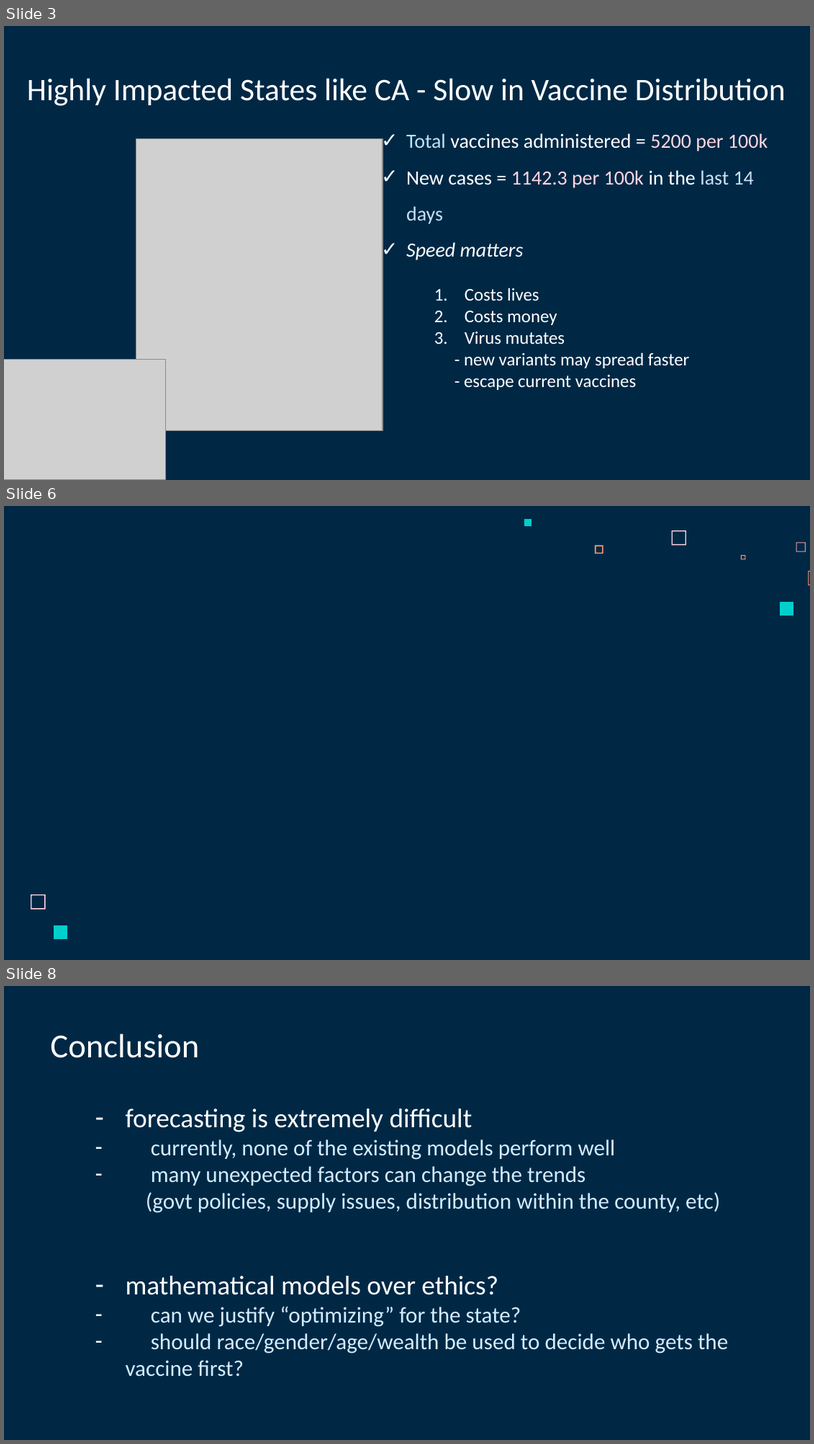
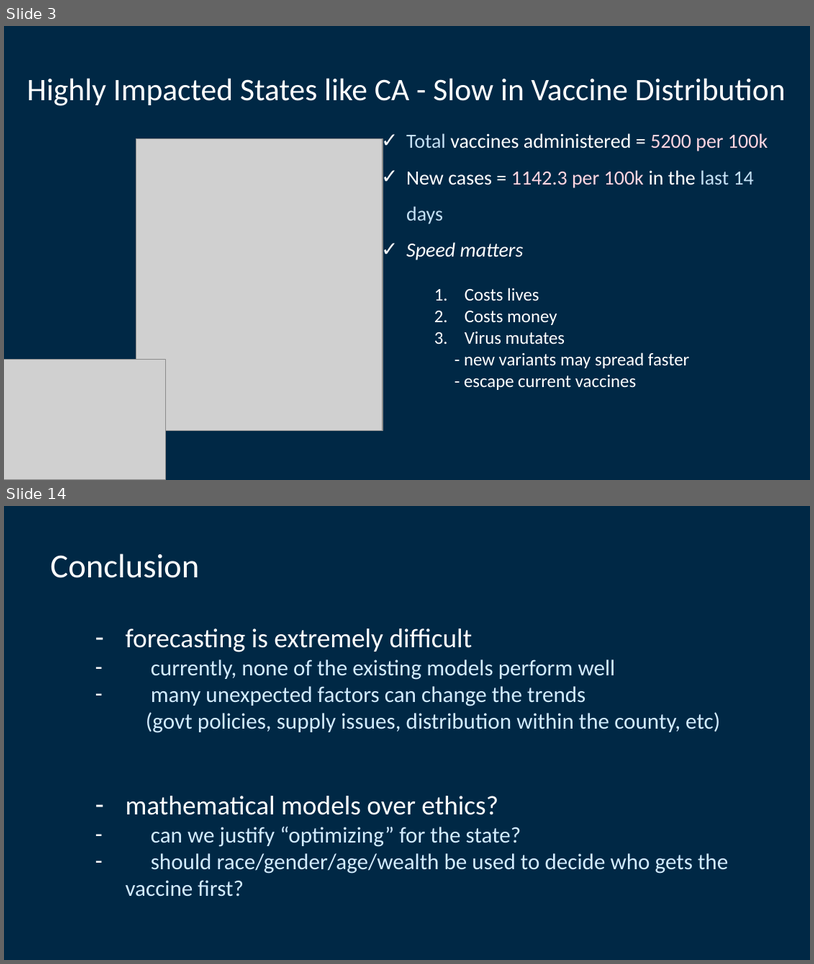
Before and after one commit to lettywu/COVID-19-vaccinations, a slide deck: alyssia/project5_intro.pptx. Shown one above the other, each under a label of ours: slides 3, 6 and 8 before the commit, slides 3 and 14 after it; the slides between them are not shown. The pictures are 814x1444 and 814x964 pixels, drawn with LibreOffice and Linux fonts; fonts in the diff are those of the drawing; grey boxes stand for pictures. Boxes give left, top, right and bottom in pixels: in the first picture for what was removed or moved away, otherwise in the second. Text is boxed around its words. In the diff, an @@ line names an element or a change of style, - is before the commit and + after.

```diff
--- a/alyssia/project5_intro.pptx
+++ b/alyssia/project5_intro.pptx
@@ slide 6 removed at box(4, 506, 810, 960), background #002845 @@
@@ freeform shape removed at box(525, 519, 532, 526) @@
@@ freeform shape removed at box(595, 546, 603, 554) @@
@@ freeform shape removed at box(671, 530, 687, 545) @@
@@ freeform shape removed at box(797, 542, 806, 552) @@
@@ freeform shape removed at box(741, 555, 746, 560) @@
@@ freeform shape removed at box(809, 571, 810, 585) @@
@@ freeform shape removed at box(779, 602, 793, 615) @@
@@ freeform shape removed at box(31, 894, 45, 908) @@
@@ freeform shape removed at box(54, 925, 67, 939) @@
@@ what was slide 8 is now slide 14 @@
```
Also in this commit, not shown: 3 slides changed, 7 slides added, 3 other files.
